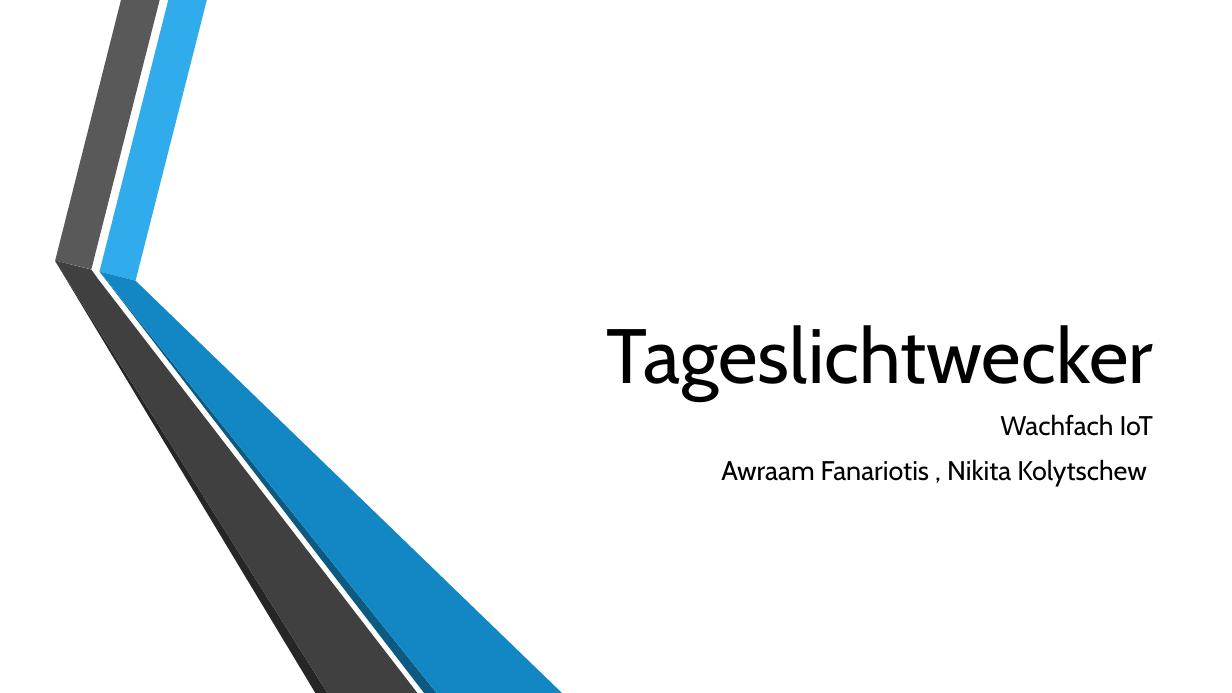
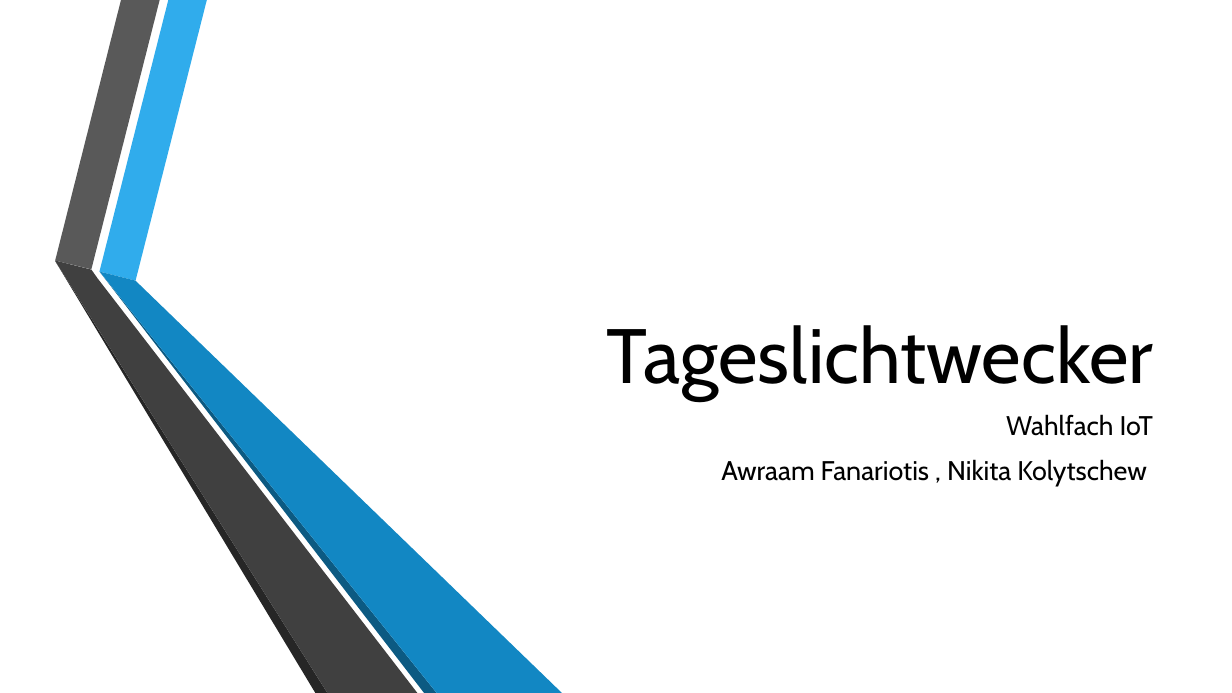
Before and after one commit to electr0Nik/lecture_iot, a slide deck: slide 1 of docs/images/poster&präse/20161124_Präsentation.pptx. Drawn at 1232x693 pixels with LibreOffice and Linux fonts; fonts in the diff are those of the drawing; background and template pictures are left out. Boxes give left, top, right and bottom in pixels: in the first picture for what was removed or moved away, otherwise in the second. Text is boxed around its words. In the diff, an @@ line names an element or a change of style, - is before the commit and + after.

```diff
--- a/docs/images/poster&präse/20161124_Präsentation.pptx
+++ b/docs/images/poster&präse/20161124_Präsentation.pptx
@@ subtitle at [1006, 414, 1153, 436]: text changed @@
-Wachfach IoT
+Wahlfach IoT
```
Also in this commit, not shown: 2 other slides changed, 1 other file.
